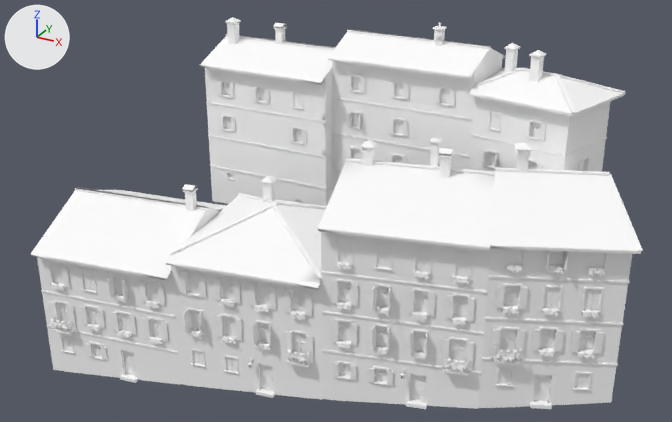
Before and after pictures for a commit that changed the glTF model games/yorimichi/assets/belmonte/meshes/SM_BM_BT_blk_06.glb.
Before and after are seen from a 50 mm camera at (32.1, -60.2, 42.3) aimed at (-0.8, -0.5, 12.5). The axes (+X, +Y, +Z) are drawn at upper left. The lights are the same throughout. The picture after the commit comes second. Vertices at exactly the same position are counted once.

Script lines for the objects in view, before the commit:
```python
me_sm_bt_blk_06 = bpy.data.meshes.new('SM_BT_blk_06')
me_sm_bt_blk_06.from_pydata(...)  # 23247 vertices, 25904 faces; spans x -22.8..23.4, y -14.3..14.3, z -1.1..25.9
me_sm_bt_blk_06.materials.append(mat_bm_000_m_stone_005)
me_sm_bt_blk_06.materials.append(mat_bm_001_m_ashlar_005)
me_sm_bt_blk_06.materials.append(mat_bm_002_m_plaster_004)
me_sm_bt_blk_06.materials.append(mat_bm_003_m_roof_004)
me_sm_bt_blk_06.materials.append(mat_bm_004_m_wood_004)
me_sm_bt_blk_06.materials.append(mat_bm_005_m_rubble_003)
me_sm_bt_blk_06.materials.append(mat_bm_006_m_iron_003)
me_sm_bt_blk_06.materials.append(mat_bm_007_m_vcol_003)
me_sm_bt_blk_06.materials.append(mat_bm_008_m_glass_dark_004)
me_sm_bt_blk_06.materials.append(mat_bm_009_m_window_lit_002)
ob_sm_bm_bt_blk_06 = bpy.data.objects.new('SM_BM_BT_blk_06', me_sm_bt_blk_06)
ob_sm_bm_bt_blk_06.location = (0.0, 0.0, 0.0)
```
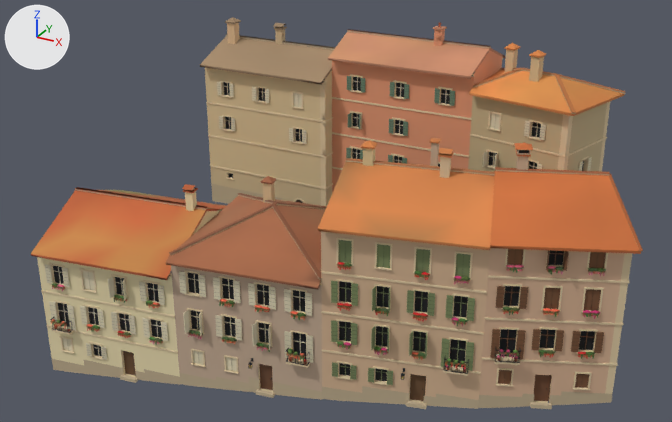
Diff of the bpy script that builds the scene:
```diff
--- a/games/yorimichi/assets/belmonte/meshes/SM_BM_BT_blk_06.glb.py
+++ b/games/yorimichi/assets/belmonte/meshes/SM_BM_BT_blk_06.glb.py
@@ me_sm_bt_blk_06 @@
 me_sm_bt_blk_06.from_pydata(...)  # 23247 vertices, 25904 faces; spans x -22.8..23.4, y -14.3..14.3, z -1.1..25.9
 # used by ob_sm_bm_bt_blk_06; location = (0.0, 0.0, 0.0)
+# me_sm_bt_blk_06 part 1: 25904 faces centred in x -22.7..23.3, y -14.3..14.3, z -1.0..25.8 are repainted in the vertex colours; the middle colour goes from white #ffffff to beige #d5b291
 me_sm_bt_blk_06.materials.append(mat_bm_000_m_stone_005)
```

Changed parts and their boxes (x1, y1, x2, y2) in the pictures (672 x 422 px):
part 1 of me_sm_bt_blk_06, recoloured (darker)
    both: (31, 17, 643, 409)
